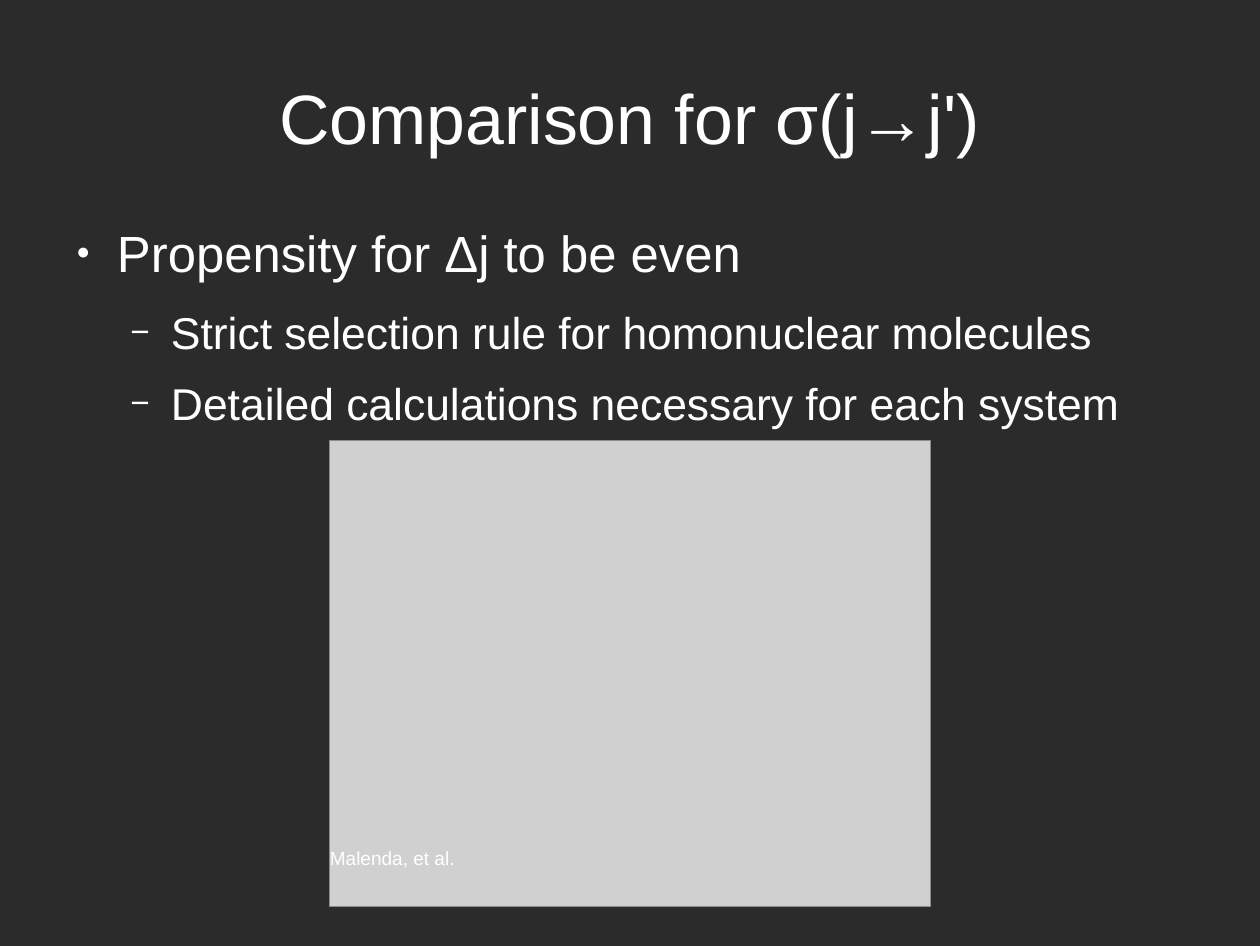
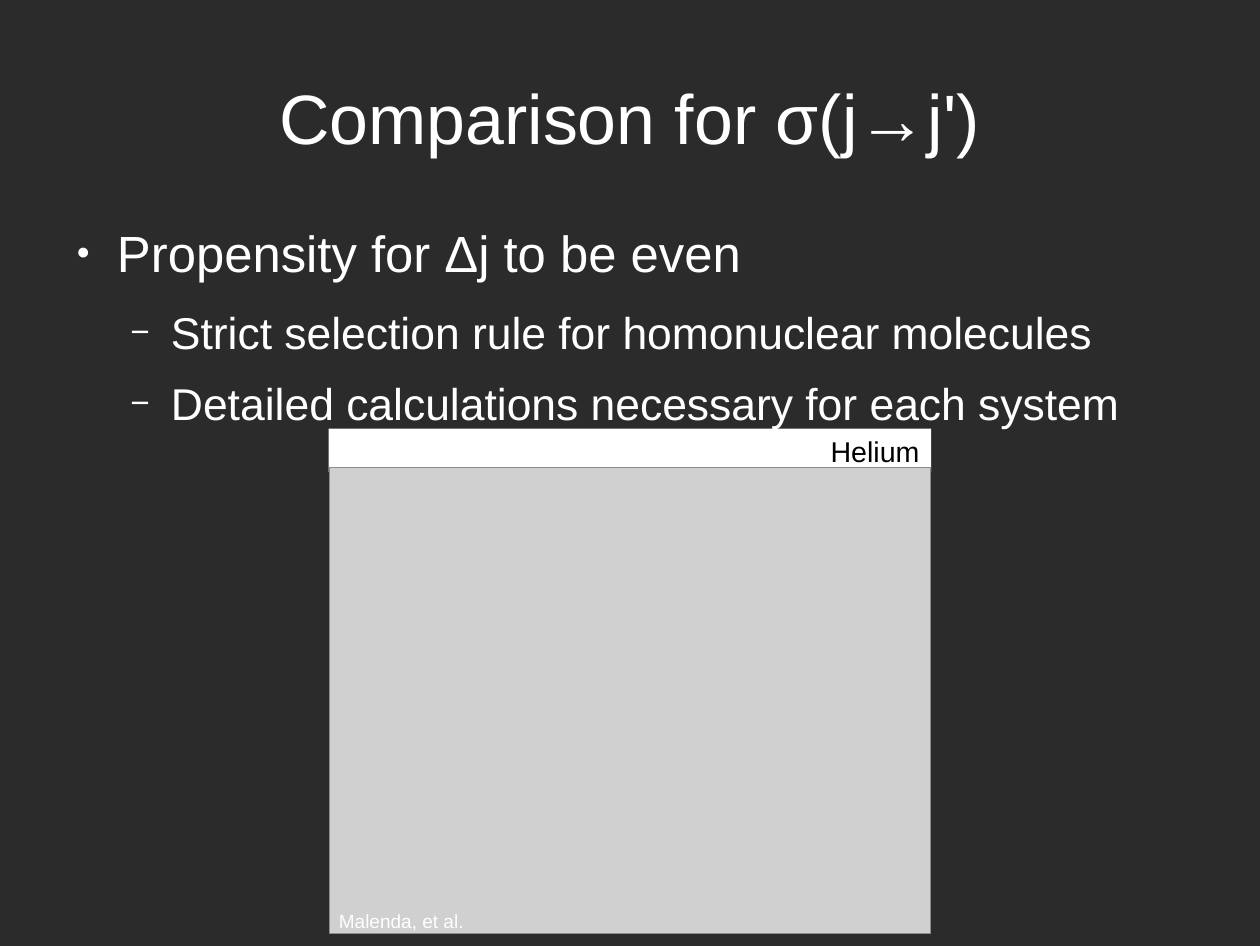
Before and after one commit to atowneND/HeNaK_Collisions, a slide deck: slide 9 of Presentation.odp. Drawn at 1260x946 pixels with LibreOffice and Linux fonts; fonts in the diff are those of the drawing; grey boxes stand for pictures; background and template pictures are left out; a plain dark background stands for a picture behind light text. Boxes give left, top, right and bottom in pixels: in the first picture for what was removed or moved away, otherwise in the second. Text is boxed around its words. In the diff, an @@ line names an element or a change of style, - is before the commit and + after.

```diff
--- a/Presentation.odp
+++ b/Presentation.odp
@@ rectangle added at [328,429,931,472], fill #FFFFFF, 18 pt, text #000000 @@
+Helium
@@ picture: place and size @@
-picture at [329,440,931,906]
+picture at [329,468,931,933]
@@ text "Malenda, et al.": place and size @@
-text "Malenda, et al." at [330,852,454,867]
+text "Malenda, et al." at [339,915,463,930]
```
Also in this commit, not shown: 4 other slides changed, 1 slide added, 5 other files.
